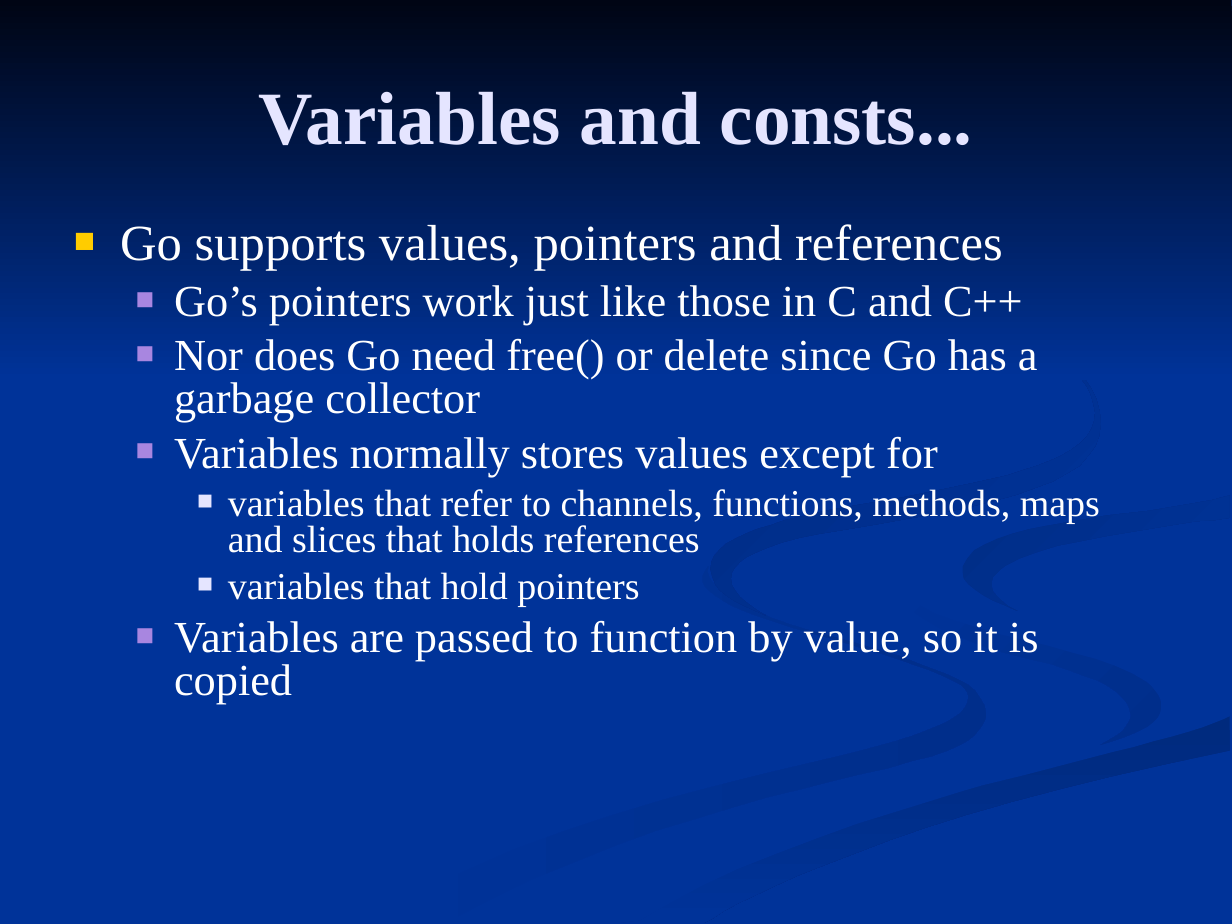
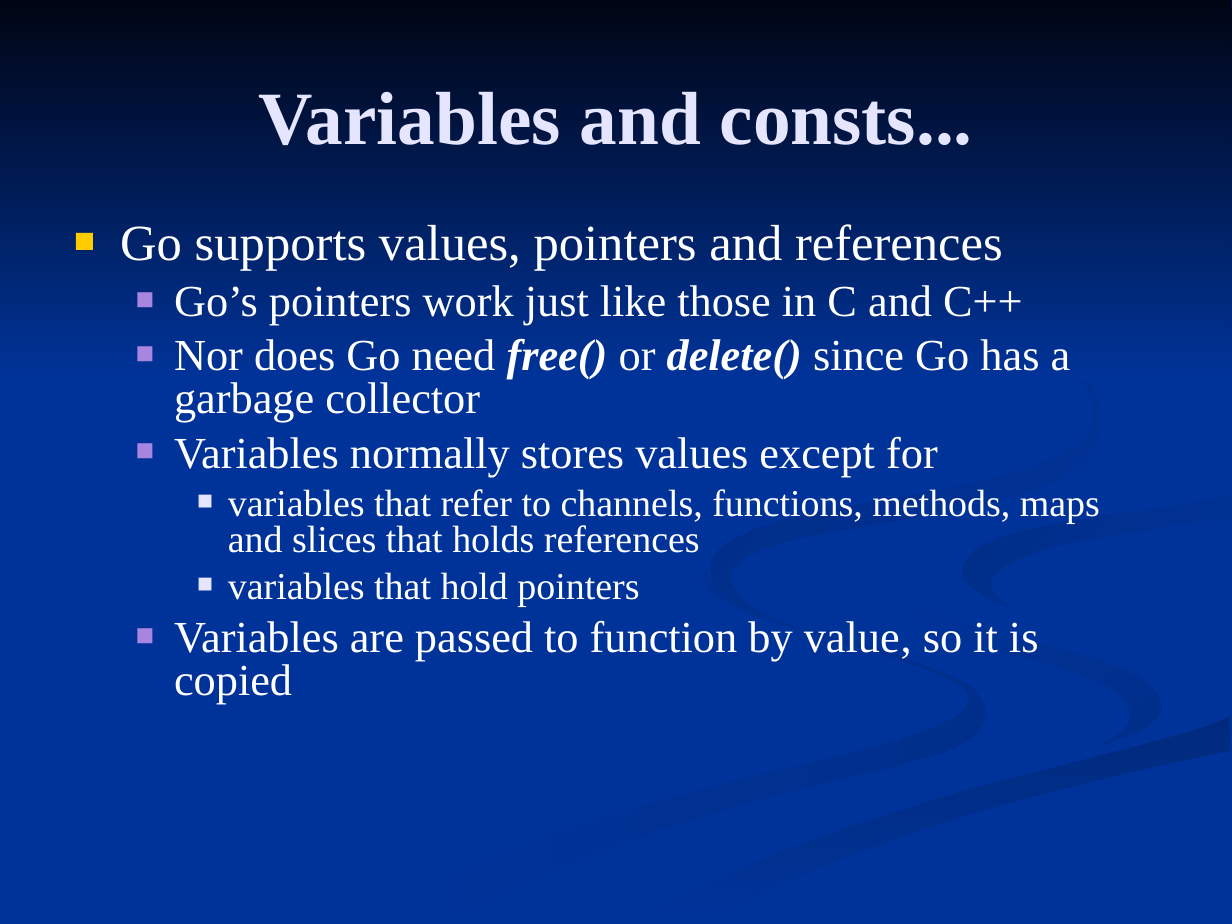
Before and after one commit to FrancoMelandri/GoLang, a slide deck: slide 11 of golang.ppt. Drawn at 1232x924 pixels with LibreOffice and Linux fonts; fonts in the diff are those of the drawing. Boxes give left, top, right and bottom in pixels: in the first picture for what was removed or moved away, otherwise in the second. Text is boxed around its words. In the diff, an @@ line names an element or a change of style, - is before the commit and + after.

```diff
--- a/golang.ppt
+++ b/golang.ppt
@@ text at <box>174,338,1071,422</box>: text changed @@
-  ■ Nor does Go need free() or delete since Go has a garbage collector
+  ■ Nor does Go need free() or delete() since Go has a garbage collector
```
Also in this commit, not shown: 11 other slides changed, 2 slides added, 2 other files.
